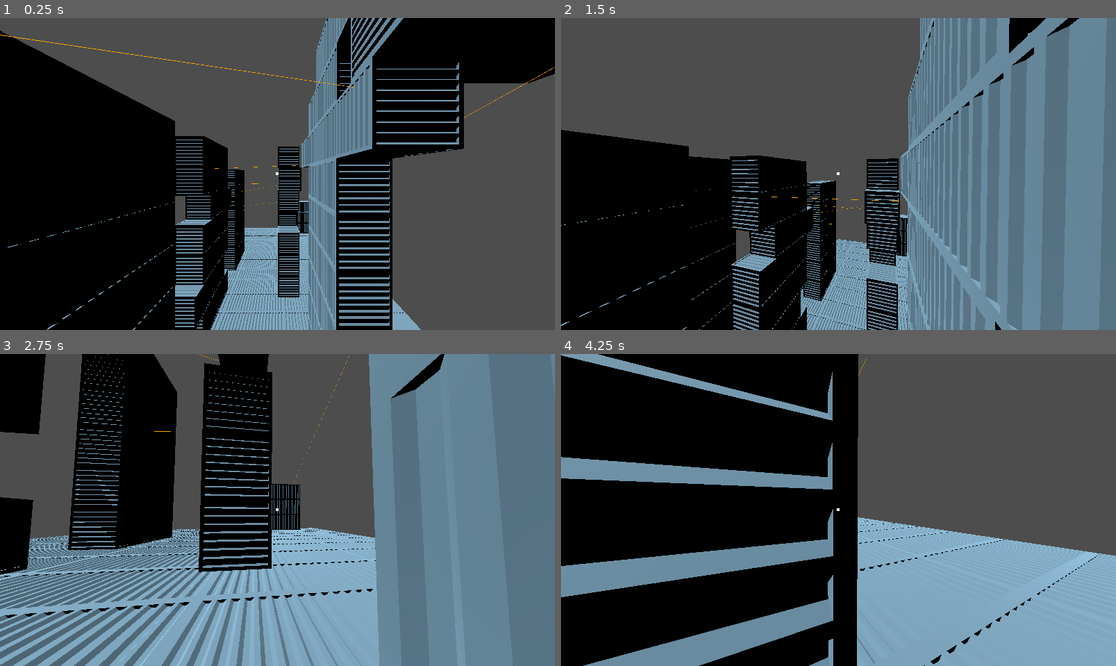
Above: before the commit, frames 1-4 (two rows, left to right).
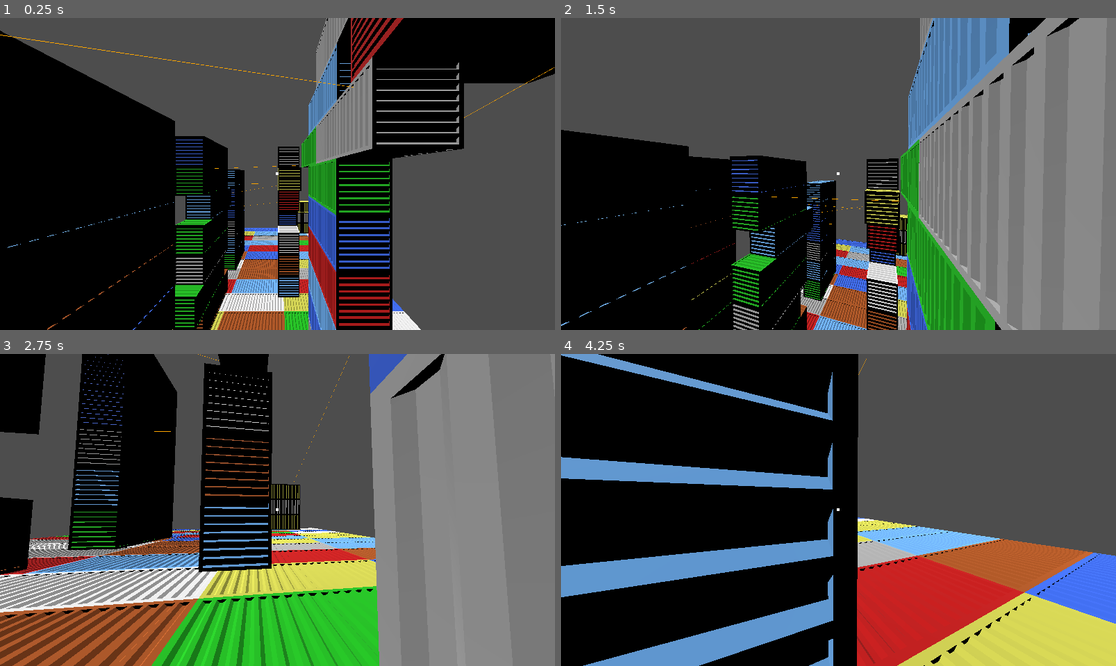
Above: after the commit, the same moments.

Repository: Alex-Fischman/Shipyard
Game: Godot game, scene res://Scenes/Main.tscn
Same seed, same stepped clock (60 frames per second), same inputs: the game is played once before the commit and once after it.
Inputs (mouse positions are in pixels of both pictures, inside the frame that each line leads up to):
- Up to frame 1 (0.25 s): no input
- Up to frame 2 (1.5 s): tap Enter at 0.5 s; move the mouse to (866, 174) at 0.52 s; hold W (move_forward) from 0.53 s (still down); click (866, 174) at 0.67 s; tap Space (jump) at 0.77 s; move the mouse to (810, 174) at 1.27 s
- Up to frame 3 (2.75 s): keep holding W (move_forward); tap Space (jump) at 1.52 s; move the mouse to (288, 503) at 2.02 s
- Up to frame 4 (4.25 s): keep holding W (move_forward); move the mouse to (832, 516) at 2.77 s; click (832, 516) at 2.92 s; tap Space (jump) at 3.02, 3.77 s; move the mouse to (877, 513) at 3.52 s

The runs differ from the first frame. In frame 1, 15% of the frame differs, in the area x 1-83%, y 0-100%; in frame 2, 42%; in frame 3, 59%, in the area x 0-100%, y 0-100%; in frame 4, 30%.

Commit message:
Random crate colors

Diff:
--- a/Scenes/Crate.tscn
+++ b/Scenes/Crate.tscn
@@ -1,14 +1,21 @@
-[gd_scene load_steps=3 format=3 uid="uid://csaga4ll0fr81"]
+[gd_scene load_steps=5 format=3 uid="uid://csaga4ll0fr81"]
 
 [ext_resource type="ArrayMesh" uid="uid://85hb2r0k2ciq" path="res://Meshes/Crate.obj" id="1_8thhq"]
+[ext_resource type="Script" path="res://Scripts/Crate.gd" id="1_o1ob1"]
 
 [sub_resource type="BoxShape3D" id="BoxShape3D_rb33a"]
 size = Vector3(5, 2, 2)
 
+[sub_resource type="StandardMaterial3D" id="StandardMaterial3D_d5e2t"]
+albedo_color = Color(0.75, 0, 0, 1)
+
 [node name="Crate" type="StaticBody3D"]
+script = ExtResource("1_o1ob1")
+colors = Array[Color]([Color(0.8, 0.0705882, 0.0705882, 1), Color(0.109804, 0.788235, 0.109804, 1), Color(0.45, 0.725, 1, 1), Color(0.239216, 0.431373, 0.960784, 1), Color(0.968627, 0.968627, 0.968627, 1), Color(0.701961, 0.341176, 0.117647, 1), Color(0.858824, 0.858824, 0.32549, 1), Color(0.709804, 0.709804, 0.709804, 1)])
 
 [node name="CollisionShape3D" type="CollisionShape3D" parent="."]
 shape = SubResource("BoxShape3D_rb33a")
 
 [node name="MeshInstance3D" type="MeshInstance3D" parent="."]
 mesh = ExtResource("1_8thhq")
+surface_material_override/0 = SubResource("StandardMaterial3D_d5e2t")
--- a/Scenes/Main.tscn
+++ b/Scenes/Main.tscn
@@ -69,7 +69,7 @@
 [node name="RopeWithEndpoints" type="Node3D" parent="."]
 
 [node name="Rope" parent="RopeWithEndpoints" node_paths=PackedStringArray("a", "b") instance=ExtResource("3_ib6hg")]
-transform = Transform3D(-0.999843, -0.00500665, 0.500001, 0, 0.959244, 8.31325, -0.0177178, 0.282534, -28.2159, -8, 14.0873, -12.5896)
+transform = Transform3D(-0.999843, -0.00500667, 0.5, 0, 0.959244, 8.31326, -0.0177178, 0.282535, -28.2158, -8, 14.0873, -12.5896)
 a = NodePath("../A")
 b = NodePath("../B")
 
@@ -238,7 +238,7 @@
 [node name="RopeWithEndpoints3" type="Node3D" parent="."]
 
 [node name="Rope" parent="RopeWithEndpoints3" node_paths=PackedStringArray("a", "b") instance=ExtResource("3_ib6hg")]
-transform = Transform3D(0.081908, 0.0318281, 7.64226, 0, 0.99949, -0.245007, -0.99664, 0.00261576, 0.628073, 3.5, 11.8, -4)
+transform = Transform3D(0.0819076, 0.0318272, 7.64226, 0, 0.99949, -0.245, -0.99664, 0.00261568, 0.62807, 3.5, 11.8, -4)
 a = NodePath("../A")
 b = NodePath("../B")
 
@@ -251,7 +251,7 @@
 [node name="RopeWithEndpoints2" type="Node3D" parent="."]
 
 [node name="Rope" parent="RopeWithEndpoints2" node_paths=PackedStringArray("a", "b") instance=ExtResource("3_ib6hg")]
-transform = Transform3D(-0.2232, -0.00383599, 8, 0, 0.999992, 0.0322971, -0.974773, 0.00087835, -1.83181, 3.5, 13.8659, -12.434)
+transform = Transform3D(-0.223199, -0.00383633, 8, 0, 0.999992, 0.0323, -0.974773, 0.000878424, -1.8318, 3.5, 13.8659, -12.434)
 a = NodePath("../A")
 b = NodePath("../B")
 
@@ -264,7 +264,7 @@
 [node name="RopeWithEndpoints4" type="Node3D" parent="."]
 
 [node name="Rope" parent="RopeWithEndpoints4" node_paths=PackedStringArray("a", "b") instance=ExtResource("3_ib6hg")]
-transform = Transform3D(-0.00358144, -0.0149414, 6, 0, 0.999888, 0.0896597, -0.999994, 5.35122e-05, -0.0214888, 3.5, 10.5467, 0.252622)
+transform = Transform3D(-0.00358156, -0.0149314, 6, 0, 0.999889, 0.0895996, -0.999994, 5.34781e-05, -0.0214895, 3.5, 10.5467, 0.252622)
 a = NodePath("../A")
 b = NodePath("../B")
 
@@ -277,7 +277,7 @@
 [node name="RopeWithEndpoints5" type="Node3D" parent="."]
 
 [node name="Rope" parent="RopeWithEndpoints5" node_paths=PackedStringArray("a", "b") instance=ExtResource("3_ib6hg")]
-transform = Transform3D(-0.318975, 0.122792, 5.02213, 0, 0.991571, -0.692365, -0.947763, -0.0413264, -1.69022, 3, 9.40172, 1.79516)
+transform = Transform3D(-0.318974, 0.122795, 5.02213, 0, 0.991571, -0.69238, -0.947763, -0.0413272, -1.69022, 3, 9.40172, 1.79516)
 a = NodePath("../A")
 b = NodePath("../B")
 
@@ -290,7 +290,7 @@
 [node name="RopeWithEndpoints6" type="Node3D" parent="."]
 
 [node name="Rope" parent="RopeWithEndpoints6" node_paths=PackedStringArray("a", "b") instance=ExtResource("3_ib6hg")]
-transform = Transform3D(0.0400786, 0.098996, -5.51482, 0, 0.99508, 0.549527, 0.999197, -0.00397081, 0.221204, -2.16269, 7.64272, 6.05215)
+transform = Transform3D(0.0400797, 0.0989965, -5.51482, 0, 0.99508, 0.54953, 0.999196, -0.00397094, 0.22121, -2.16269, 7.64272, 6.05215)
 a = NodePath("../A")
 b = NodePath("../B")
 
--- /dev/null
+++ b/Scripts/Crate.gd
@@ -0,0 +1,11 @@
+@tool
+
+extends StaticBody3D
+
+@export var colors: Array[Color]
+
+func _enter_tree() -> void:
+	var mesh_instance: MeshInstance3D = self.get_node("MeshInstance3D")
+	var material: StandardMaterial3D = mesh_instance.get_surface_override_material(0).duplicate()
+	material.albedo_color = colors[randi_range(0, len(colors) - 1)]
+	mesh_instance.set_surface_override_material(0, material)
